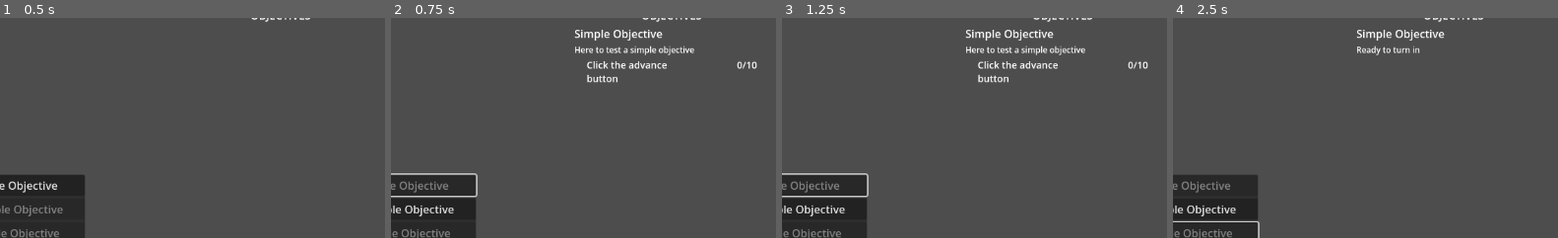
Above: before the commit, frames 1-4 (left to right).
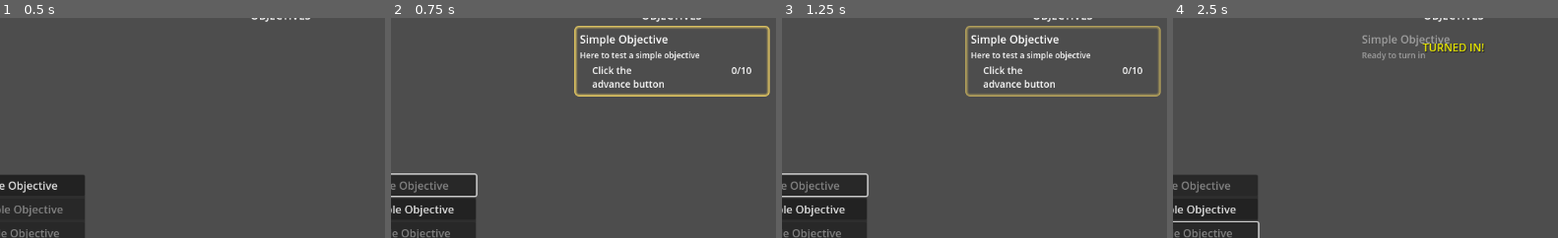
Above: after the commit, the same moments.

Repository: hamgoblin45/Fascism-Sim
Game: Godot game, scene res://Interface/objective_control.tscn
The game is run twice, just before and just after one commit, with the same random seed, the same clock (stepped at 60 frames per second) and the same inputs.
Inputs:
- Up to frame 1 (0.5 s): no input
- Up to frame 2 (0.75 s): click "Assign Simple Objective" at 0.5 s
- Up to frame 3 (1.25 s): no input
- Up to frame 4 (2.5 s): click "Advance Simple Objective" at 1.25 s; click "Turn In Simple Objective" at 2 s
The pictures show only the part of the screen within x 50-100%, y 21-71%; the shares and areas given below are measured in that part.

Frame 1 is identical in both runs. In frame 2, 4.9% of the frame differs, in the area x 47-99%, y 3-36%; in frame 3, 4.9%; in frame 4, 1.7%.

Commit message:
Basic ObjectiveUI anims

Diff:
--- a/objectives/Interface/objective_ui.gd
+++ b/objectives/Interface/objective_ui.gd
@@ -9,6 +9,8 @@
 @onready var objective_description: RichTextLabel = %ObjectiveDescription
 
 @onready var steps_container: VBoxContainer = %StepsContainer
+
+@onready var anim: AnimationPlayer = %AnimationPlayer
 
 
 func set_objective_data(objective: ObjectiveData):
@@ -24,6 +26,8 @@
 	objective_description.text = objective.description
 
 	_set_current_step(objective.current_step)
+
+	anim.play("show_highlight")
 
 	EventBus.objective_advanced.connect(_on_step_advanced)
 	EventBus.objective_completed.connect(_on_objective_complete)
@@ -44,13 +48,14 @@
 		print("step advance acknowledged in objective_ui. Objective: %s, Current Step: %s" % [objective, objective.current_step])
 
 		_set_current_step(objective_data.current_step)
+		anim.play("show_highlight")
 
 
 func _on_objective_complete(objective: ObjectiveData):
 	if objective.id == objective_data.id:
 		objective_name.text = objective.name
 		objective_description.text = "Ready to turn in"
-
+		anim.play("show_highlight")
 		#remove Steps from ui
 		for child in steps_container.get_children():
 			child.queue_free()
@@ -58,6 +63,7 @@
 func _on_objective_turned_in(objective: ObjectiveData):
 	if objective.id == objective_data.id:
 		print("Objective turned in acknowledged by its ObjectiveUI")
+		anim.play("turn_in")
 		# This is where getting rewards would be displayed, as well as this panel fading out
-		await get_tree().create_timer(1.0).timeout
+		await anim.animation_finished
 		queue_free()
--- a/objectives/Interface/objective_ui.tscn
+++ b/objectives/Interface/objective_ui.tscn
@@ -1,23 +1,157 @@
-[gd_scene load_steps=3 format=3 uid="uid://b4q0h7ka7r6wv"]
+[gd_scene load_steps=8 format=3 uid="uid://b4q0h7ka7r6wv"]
 
 [ext_resource type="Script" uid="uid://roly273byw5v" path="res://Interface/objective_ui.gd" id="1_gjltt"]
 
 [sub_resource type="StyleBoxEmpty" id="StyleBoxEmpty_7d15p"]
+
+[sub_resource type="Animation" id="Animation_g7037"]
+resource_name = "show_highlight"
+tracks/0/type = "value"
+tracks/0/imported = false
+tracks/0/enabled = true
+tracks/0/path = NodePath("HighlightPanel:modulate")
+tracks/0/interp = 1
+tracks/0/loop_wrap = true
+tracks/0/keys = {
+"times": PackedFloat32Array(0, 0.16666667, 0.33333334, 0.53333336, 1),
+"transitions": PackedFloat32Array(1, 1, 1, 1, 1),
+"update": 0,
+"values": [Color(1, 1, 1, 0), Color(1, 1, 1, 1), Color(1, 1, 1, 0), Color(1, 1, 1, 1), Color(1, 1, 1, 0)]
+}
+
+[sub_resource type="Animation" id="Animation_mid2l"]
+length = 0.001
+tracks/0/type = "value"
+tracks/0/imported = false
+tracks/0/enabled = true
+tracks/0/path = NodePath("HighlightPanel:modulate")
+tracks/0/interp = 1
+tracks/0/loop_wrap = true
+tracks/0/keys = {
+"times": PackedFloat32Array(0),
+"transitions": PackedFloat32Array(1),
+"update": 0,
+"values": [Color(1, 1, 1, 0)]
+}
+tracks/1/type = "value"
+tracks/1/imported = false
+tracks/1/enabled = true
+tracks/1/path = NodePath("TurnedInLabel:modulate")
+tracks/1/interp = 1
+tracks/1/loop_wrap = true
+tracks/1/keys = {
+"times": PackedFloat32Array(0),
+"transitions": PackedFloat32Array(1),
+"update": 0,
+"values": [Color(1, 1, 1, 0)]
+}
+tracks/2/type = "value"
+tracks/2/imported = false
+tracks/2/enabled = true
+tracks/2/path = NodePath("TurnedInLabel:scale")
+tracks/2/interp = 1
+tracks/2/loop_wrap = true
+tracks/2/keys = {
+"times": PackedFloat32Array(0),
+"transitions": PackedFloat32Array(1),
+"update": 0,
+"values": [Vector2(0.8, 0.8)]
+}
+tracks/3/type = "value"
+tracks/3/imported = false
+tracks/3/enabled = true
+tracks/3/path = NodePath("MarginContainer/ObjectiveVBox:modulate")
+tracks/3/interp = 1
+tracks/3/loop_wrap = true
+tracks/3/keys = {
+"times": PackedFloat32Array(0),
+"transitions": PackedFloat32Array(1),
+"update": 0,
+"values": [Color(1, 1, 1, 1)]
+}
+
+[sub_resource type="Animation" id="Animation_tvc54"]
+resource_name = "turn_in"
+length = 2.0
+tracks/0/type = "value"
+tracks/0/imported = false
+tracks/0/enabled = true
+tracks/0/path = NodePath("TurnedInLabel:modulate")
+tracks/0/interp = 1
+tracks/0/loop_wrap = true
+tracks/0/keys = {
+"times": PackedFloat32Array(0, 0.28, 1.26, 2),
+"transitions": PackedFloat32Array(1, 1, 1, 1),
+"update": 0,
+"values": [Color(1, 1, 1, 0), Color(1, 1, 1, 1), Color(1, 1, 1, 1), Color(1, 1, 1, 0)]
+}
+tracks/1/type = "value"
+tracks/1/imported = false
+tracks/1/enabled = false
+tracks/1/path = NodePath("TurnedInLabel:scale")
+tracks/1/interp = 1
+tracks/1/loop_wrap = true
+tracks/1/keys = {
+"times": PackedFloat32Array(0, 0.71, 1.42),
+"transitions": PackedFloat32Array(1, 1, 1),
+"update": 0,
+"values": [Vector2(0.8, 0.8), Vector2(1.2, 1.2), Vector2(1, 1)]
+}
+tracks/2/type = "value"
+tracks/2/imported = false
+tracks/2/enabled = true
+tracks/2/path = NodePath("MarginContainer/ObjectiveVBox:modulate")
+tracks/2/interp = 1
+tracks/2/loop_wrap = true
+tracks/2/keys = {
+"times": PackedFloat32Array(0, 0.12),
+"transitions": PackedFloat32Array(1, 1),
+"update": 0,
+"values": [Color(1, 1, 1, 1), Color(1, 1, 1, 0.4627451)]
+}
+
+[sub_resource type="AnimationLibrary" id="AnimationLibrary_tvc54"]
+_data = {
+&"RESET": SubResource("Animation_mid2l"),
+&"show_highlight": SubResource("Animation_g7037"),
+&"turn_in": SubResource("Animation_tvc54")
+}
+
+[sub_resource type="StyleBoxFlat" id="StyleBoxFlat_g7037"]
+bg_color = Color(0.6, 0.6, 0.6, 0)
+draw_center = false
+border_width_left = 5
+border_width_top = 5
+border_width_right = 5
+border_width_bottom = 5
+border_color = Color(0.906407, 0.7955145, 0.3865648, 1)
+border_blend = true
+corner_radius_top_left = 6
+corner_radius_top_right = 6
+corner_radius_bottom_right = 6
+corner_radius_bottom_left = 6
 
 [node name="ObjectiveUI" type="PanelContainer"]
 custom_minimum_size = Vector2(0, 64)
 theme_override_styles/panel = SubResource("StyleBoxEmpty_7d15p")
 script = ExtResource("1_gjltt")
 
-[node name="ObjectiveVBox" type="VBoxContainer" parent="."]
+[node name="MarginContainer" type="MarginContainer" parent="."]
+layout_mode = 2
+theme_override_constants/margin_left = 8
+theme_override_constants/margin_top = 8
+theme_override_constants/margin_right = 8
+theme_override_constants/margin_bottom = 8
+
+[node name="ObjectiveVBox" type="VBoxContainer" parent="MarginContainer"]
 layout_mode = 2
 
-[node name="ObjectiveName" type="Label" parent="ObjectiveVBox"]
+[node name="ObjectiveName" type="Label" parent="MarginContainer/ObjectiveVBox"]
 unique_name_in_owner = true
 layout_mode = 2
 text = "Objective Name"
 
-[node name="ObjectiveDescription" type="RichTextLabel" parent="ObjectiveVBox"]
+[node name="ObjectiveDescription" type="RichTextLabel" parent="MarginContainer/ObjectiveVBox"]
 unique_name_in_owner = true
 layout_mode = 2
 theme_override_font_sizes/normal_font_size = 12
@@ -25,6 +159,28 @@
 text = "Test an objective"
 fit_content = true
 
-[node name="StepsContainer" type="VBoxContainer" parent="ObjectiveVBox"]
+[node name="StepsContainer" type="VBoxContainer" parent="MarginContainer/ObjectiveVBox"]
 unique_name_in_owner = true
 layout_mode = 2
+
+[node name="AnimationPlayer" type="AnimationPlayer" parent="."]
+unique_name_in_owner = true
+libraries = {
+&"": SubResource("AnimationLibrary_tvc54")
+}
+
+[node name="HighlightPanel" type="Panel" parent="."]
+modulate = Color(1, 1, 1, 0)
+layout_mode = 2
+mouse_filter = 2
+theme_override_styles/panel = SubResource("StyleBoxFlat_g7037")
+
+[node name="TurnedInLabel" type="Label" parent="."]
+modulate = Color(1, 1, 1, 0)
+layout_mode = 2
+size_flags_vertical = 1
+theme_override_colors/font_color = Color(0.92281955, 0.9179757, 0, 1)
+theme_override_colors/font_shadow_color = Color(0, 0, 0, 0.41960785)
+text = "TURNED IN!"
+horizontal_alignment = 1
+vertical_alignment = 1
